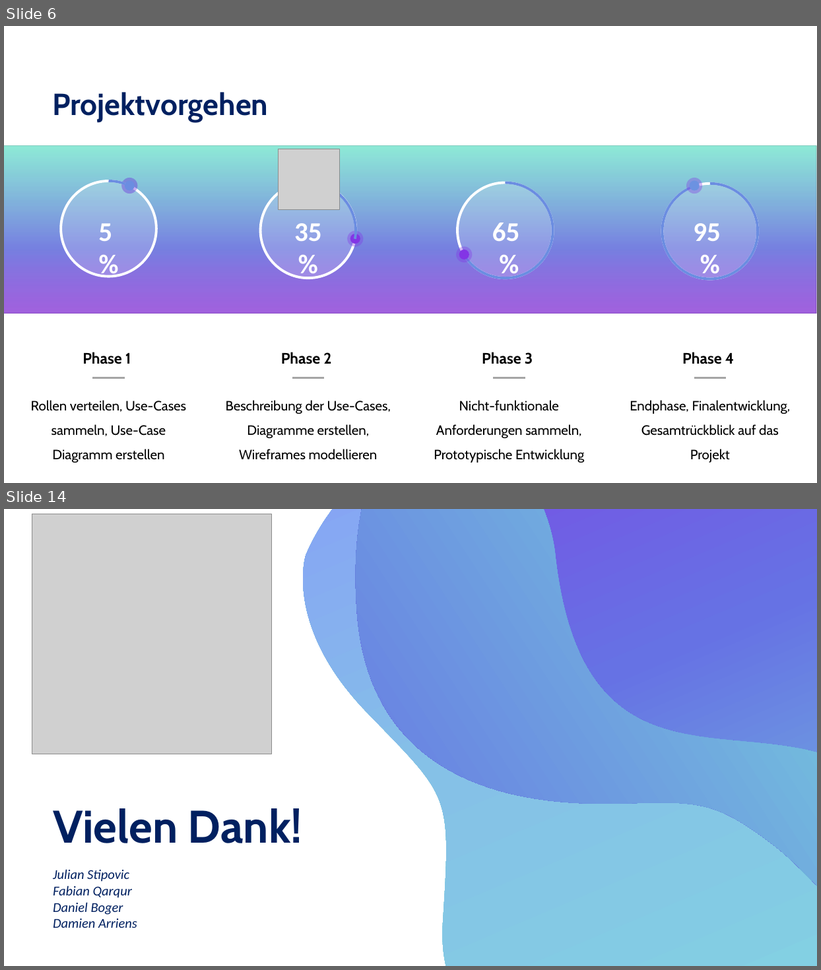
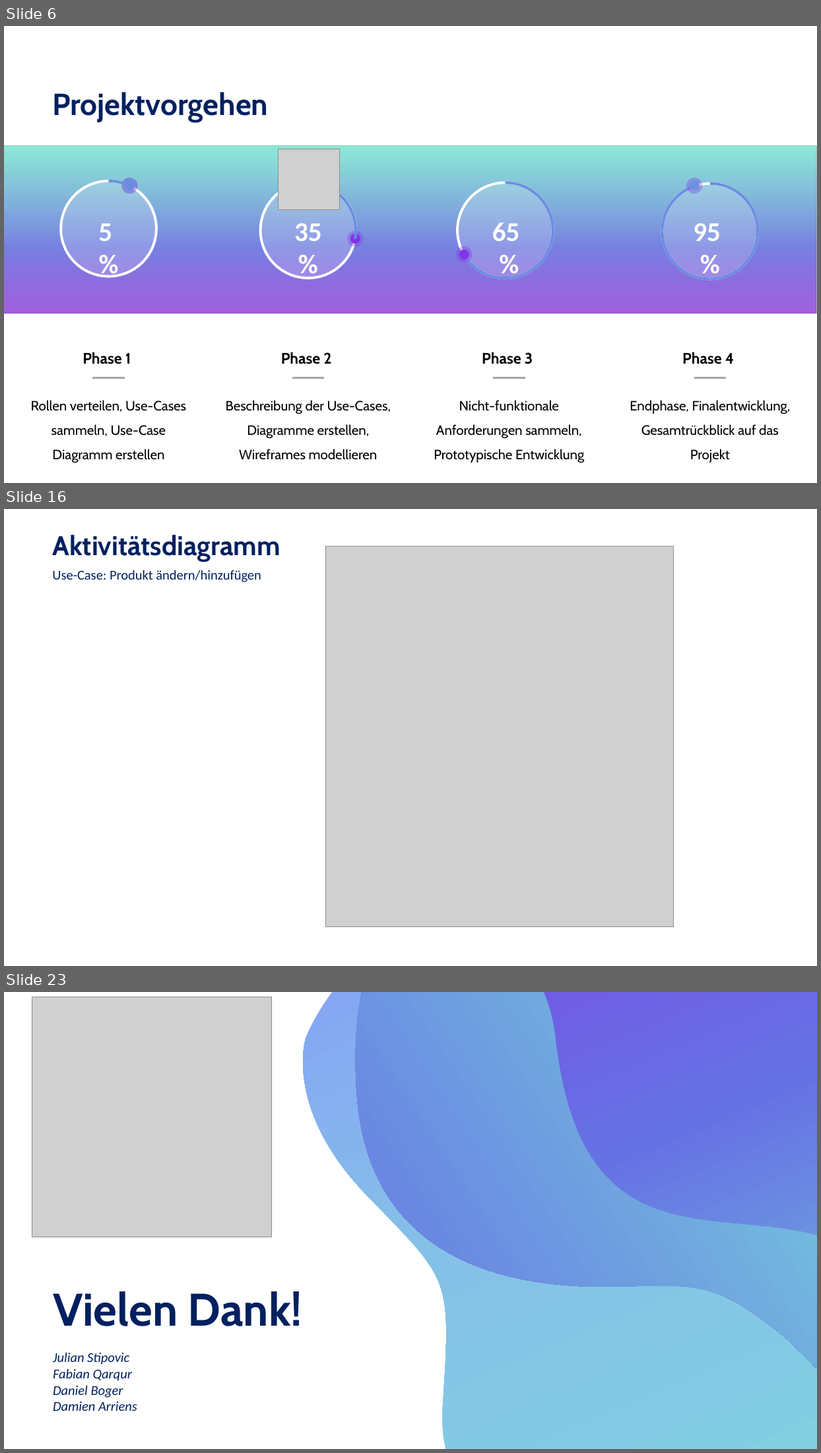
Before and after one commit to DaM1eN02/product-navigator-back-end, a slide deck: Fallstudie/Zwischenpräsentation.pptx. Shown one above the other, each under a label of ours: slides 6 and 14 before the commit, slides 6, 16 and 23 after it; the slides between them are not shown. The pictures are 821x970 and 821x1453 pixels, drawn with LibreOffice and Linux fonts; fonts in the diff are those of the drawing; grey boxes stand for pictures. Boxes give left, top, right and bottom in pixels: in the first picture for what was removed or moved away, otherwise in the second. Text is boxed around its words. In the diff, an @@ line names an element or a change of style, - is before the commit and + after.

```diff
--- a/Fallstudie/Zwischenpräsentation.pptx
+++ b/Fallstudie/Zwischenpräsentation.pptx
@@ slide 16 added at box(4, 509, 817, 966), background #FFFFFF @@
@@ text added at box(52, 535, 280, 562), 32 pt, text #002060, bold @@
+Aktivitätsdiagramm
@@ picture added at box(325, 546, 674, 927) @@
@@ text added at box(52, 570, 261, 582), 16 pt, text #002060 @@
+Use-Case: Produkt ändern/hinzufügen
@@ what was slide 14 is now slide 23 @@
```
Also in this commit, not shown: 8 slides changed, 8 other slides added.
